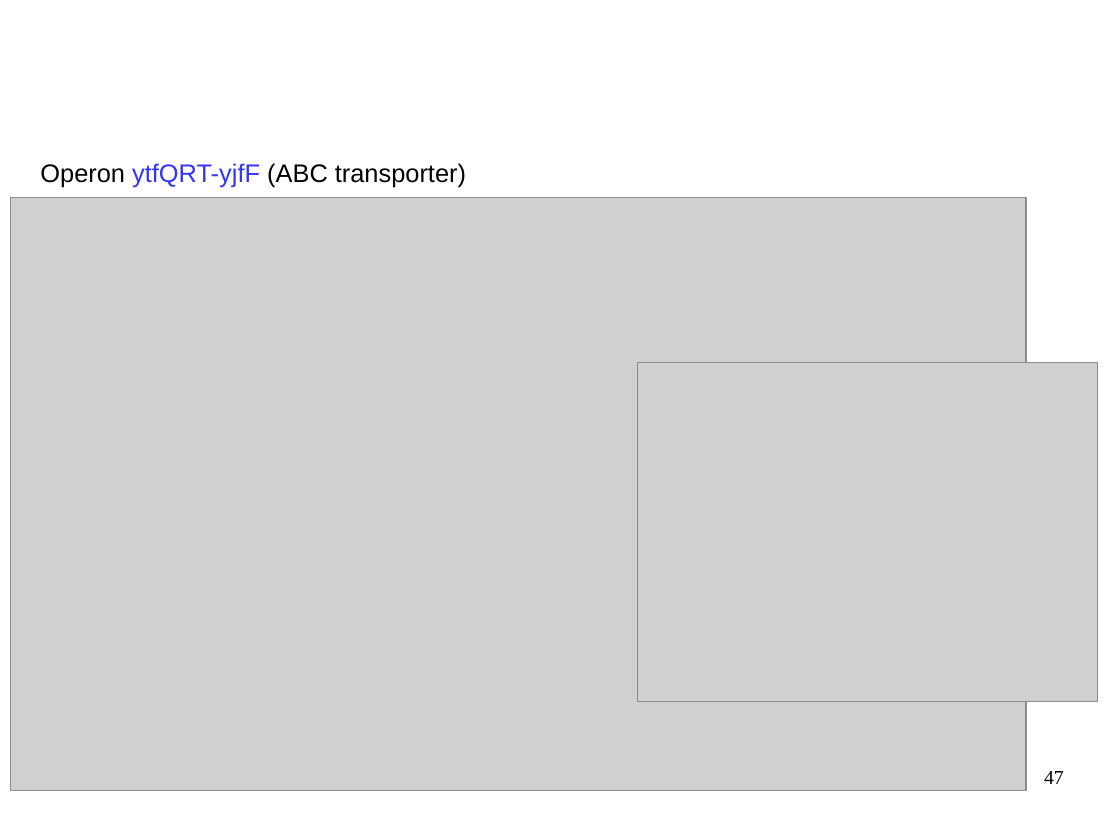
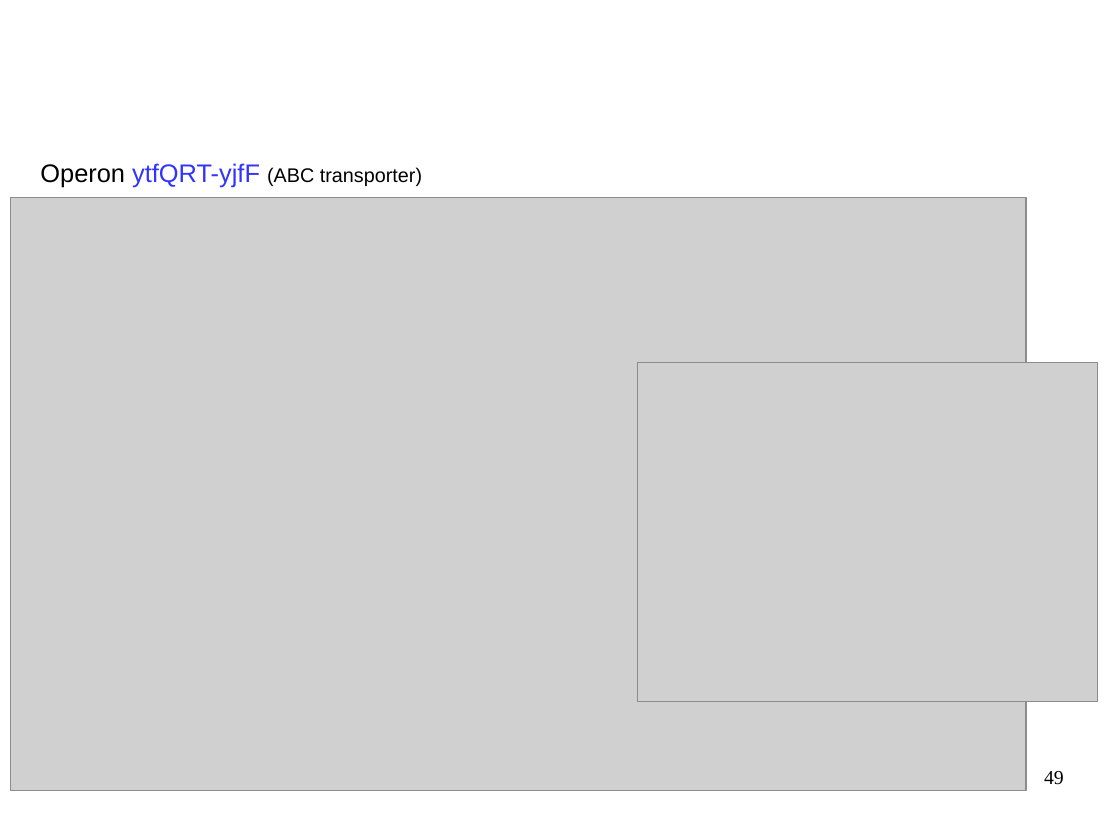
Before and after one commit to mesmeraf/stage_M2, a slide deck: slide 49 of presentations/presentation_labo_03-19.odp (slide 47 before the commit). Drawn at 1120x840 pixels with LibreOffice and Linux fonts; fonts in the diff are those of the drawing; grey boxes stand for pictures; background and template pictures are left out. Boxes give left, top, right and bottom in pixels: in the first picture for what was removed or moved away, otherwise in the second. Text is boxed around its words. In the diff, an @@ line names an element or a change of style, - is before the commit and + after.

```diff
--- a/presentations/presentation_labo_03-19.odp
+++ b/presentations/presentation_labo_03-19.odp
@@ text "Operon ytfQRT-yjfF (ABC transporter)" at (x1=40, y1=163, x2=422, y2=188): size 18 to 14 pt in "(ABC transporter)" @@
@@ page number at (x1=1044, y1=771, x2=1064, y2=785): text changed @@
-47
+49
```
Also in this commit, not shown: 18 other slides changed, 2 slides added, 3 other files.
